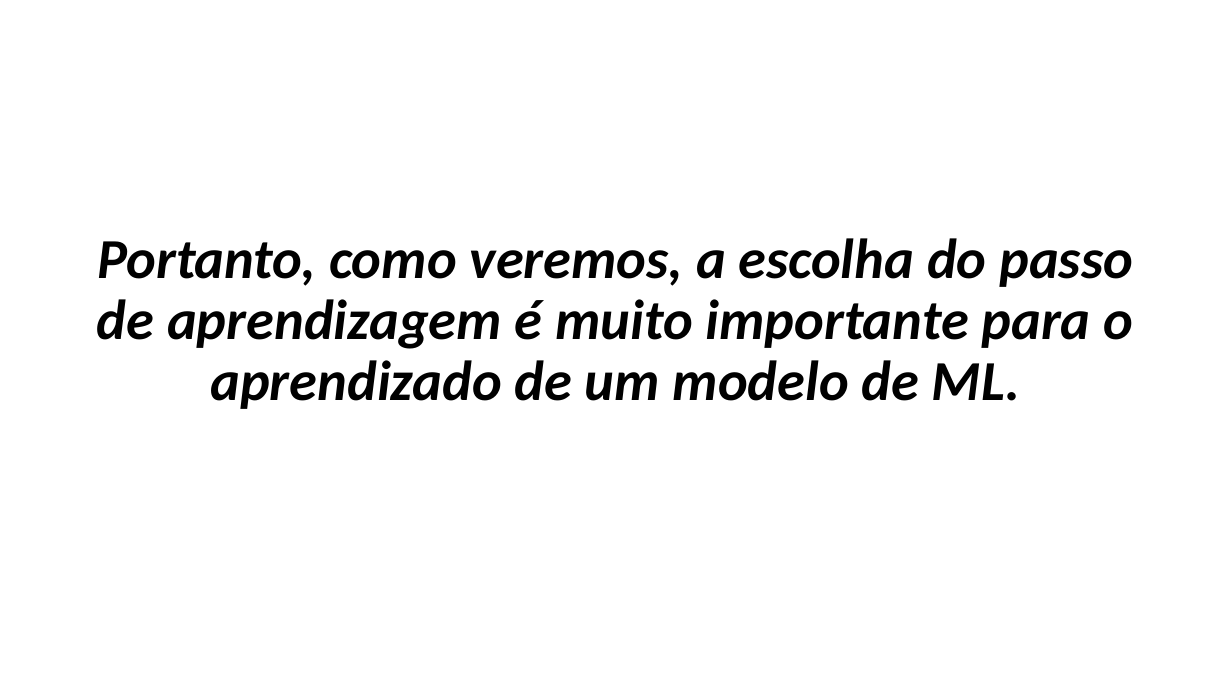
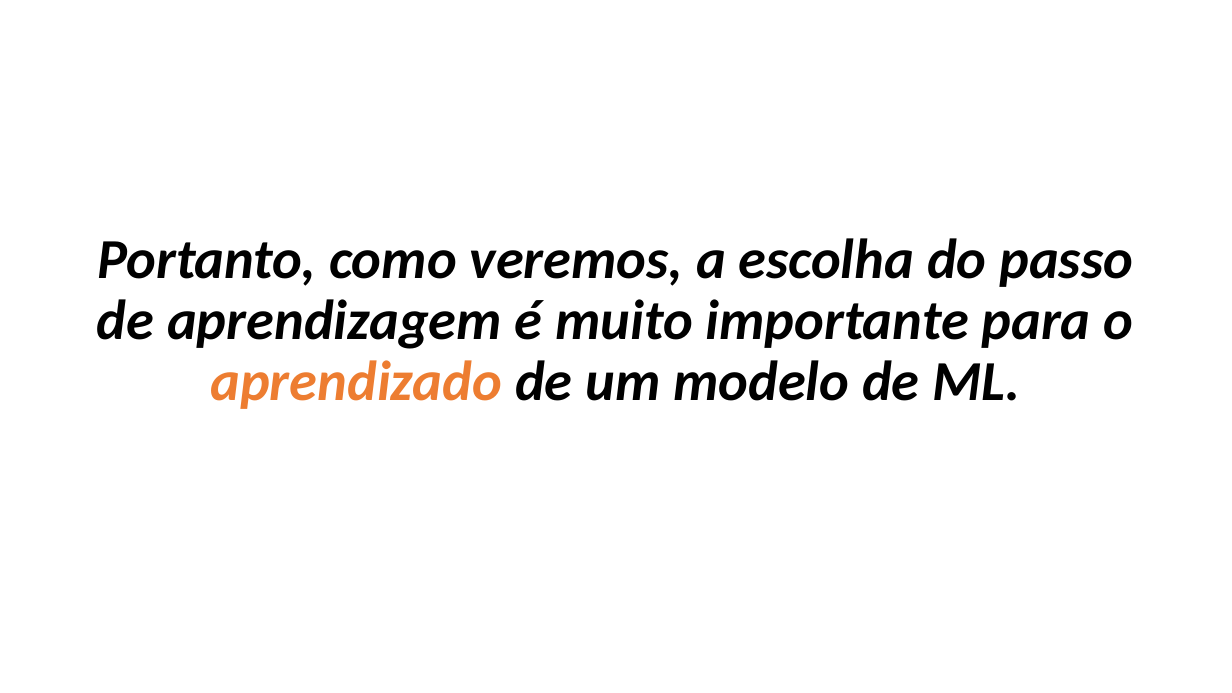
Before and after one commit to zz4fap/t319_aprendizado_de_maquina, a slide deck: slide 6 of slides/T319_Regressão_Linear (Parte III).pptx. Drawn at 1232x693 pixels with LibreOffice and Linux fonts; fonts in the diff are those of the drawing. Boxes give left, top, right and bottom in pixels: in the first picture for what was removed or moved away, otherwise in the second. Text is boxed around its words. In the diff, an @@ line names an element or a change of style, - is before the commit and + after.

```diff
--- a/slides/T319_Regressão_Linear (Parte III).pptx
+++ b/slides/T319_Regressão_Linear (Parte III).pptx
@@ text "Portanto, como veremos, a escolha ..." at <box>97,238,1133,409</box>: text colour #000000 to #ED7D31 in "aprendizado" @@
```
Also in this commit, not shown: 4 other slides changed, 1 slide added, 5 other files.
